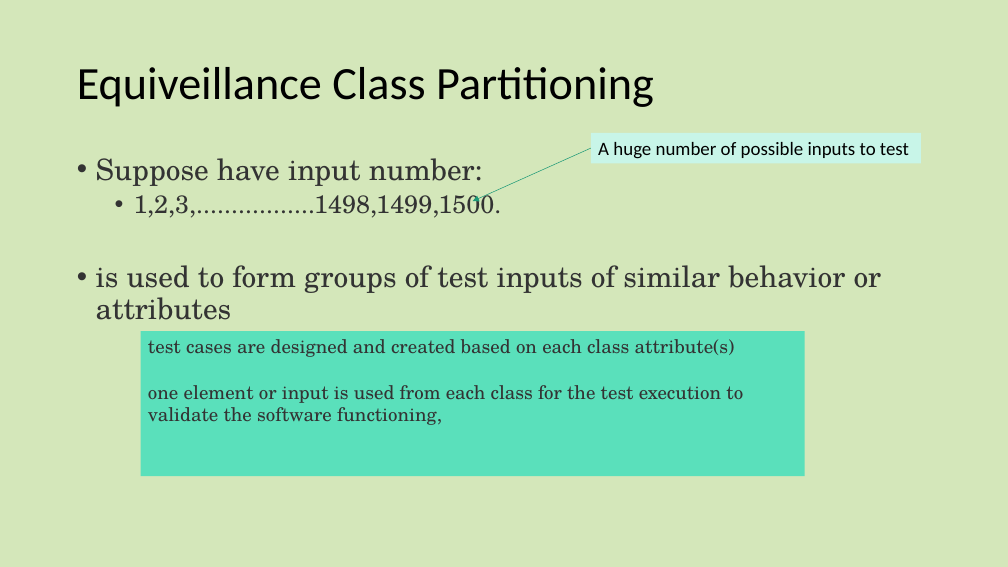
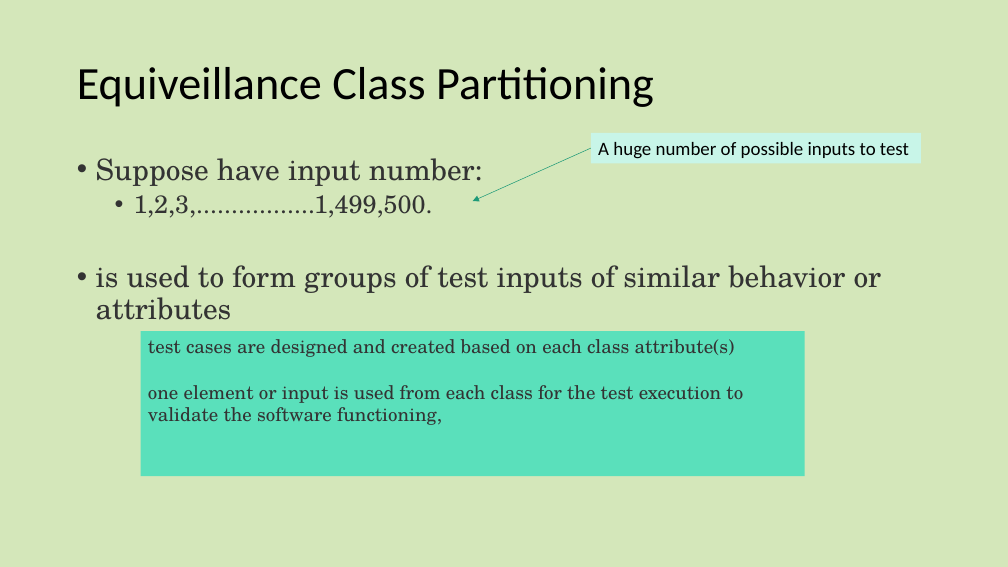
Before and after one commit to dlash02/CSC3510, a slide deck: slide 11 of CSC3510 S2021/Lectures/03_TestCase_design.pptx. Drawn at 1008x567 pixels with LibreOffice and Linux fonts; fonts in the diff are those of the drawing. Boxes give left, top, right and bottom in pixels: in the first picture for what was removed or moved away, otherwise in the second. Text is boxed around its words. In the diff, an @@ line names an element or a change of style, - is before the commit and + after.

```diff
--- a/CSC3510 S2021/Lectures/03_TestCase_design.pptx
+++ b/CSC3510 S2021/Lectures/03_TestCase_design.pptx
@@ text at bbox=[134, 195, 433, 218]: text changed @@
-  • 1,2,3,.................1498,1499,1500.
+  • 1,2,3,.................1,499,500.
```
Also in this commit, not shown: 3 other slides changed, 22 other files.
